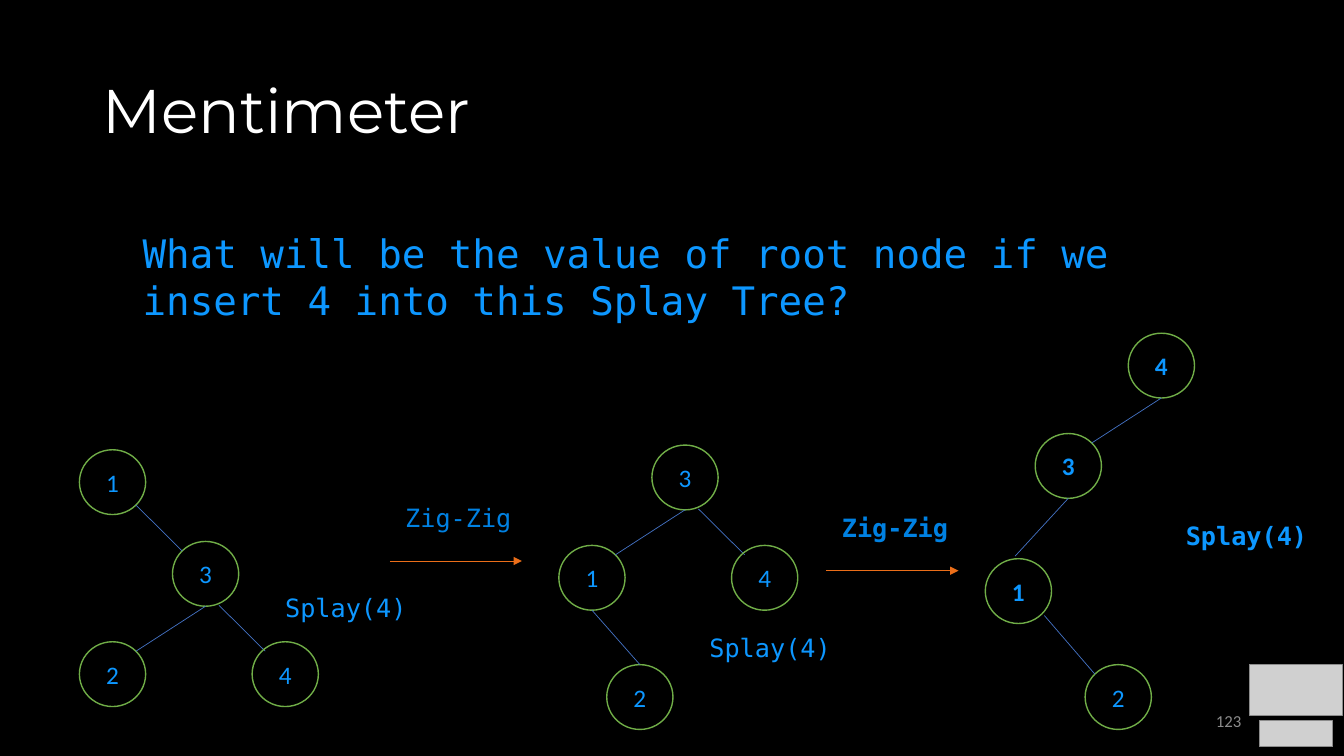
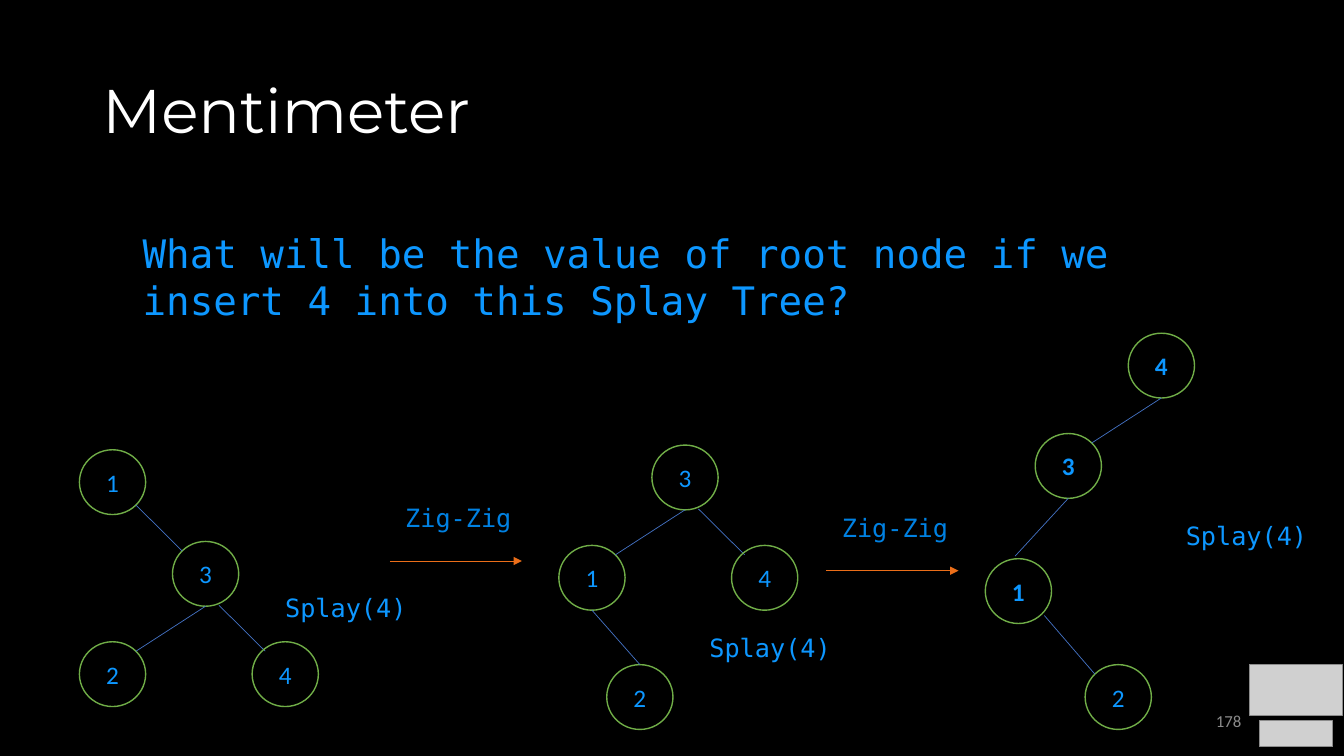
Before and after one commit to COP3530/Instructional-Content, a slide deck: slide 178 of Slides-PPT/4 - Balanced Trees.pptx (slide 123 before the commit). Drawn at 1344x756 pixels with LibreOffice and Linux fonts; fonts in the diff are those of the drawing; grey boxes stand for pictures. Boxes give left, top, right and bottom in pixels: in the first picture for what was removed or moved away, otherwise in the second. Text is boxed around its words. In the diff, an @@ line names an element or a change of style, - is before the commit and + after.

```diff
--- a/Slides-PPT/4 - Balanced Trees.pptx
+++ b/Slides-PPT/4 - Balanced Trees.pptx
@@ text "Zig-Zig" at bbox=[842, 518, 948, 543]: bold off @@
@@ text "Splay(4)" at bbox=[1186, 525, 1307, 551]: bold off @@
@@ page number at bbox=[1216, 715, 1241, 727]: text changed @@
-123
+178
```
Also in this commit, not shown: 1 slide removed, 1 other file.
